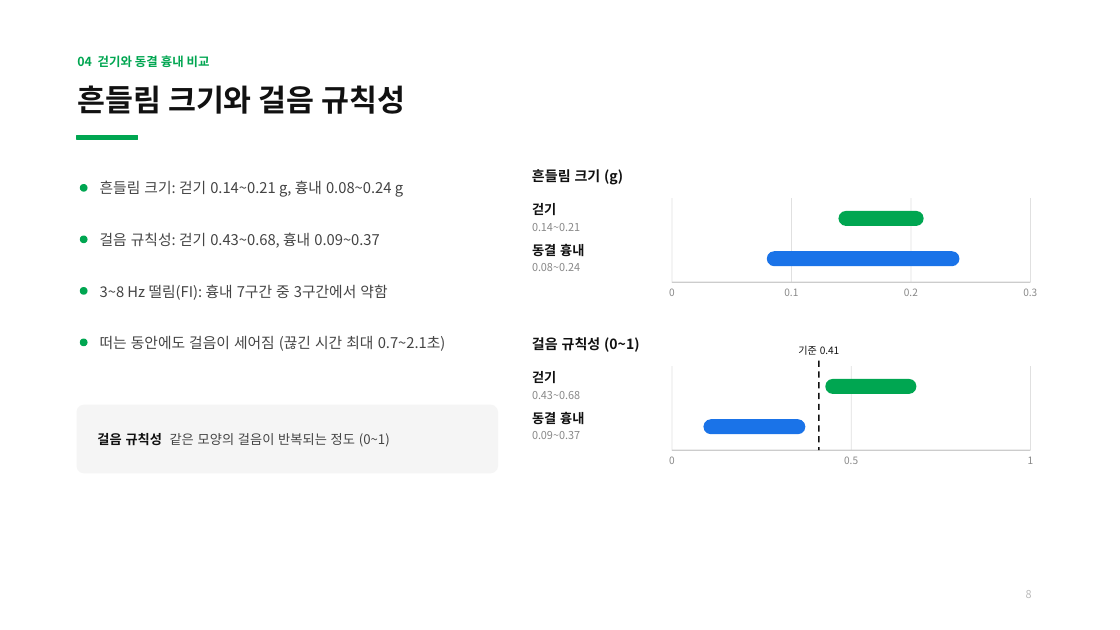
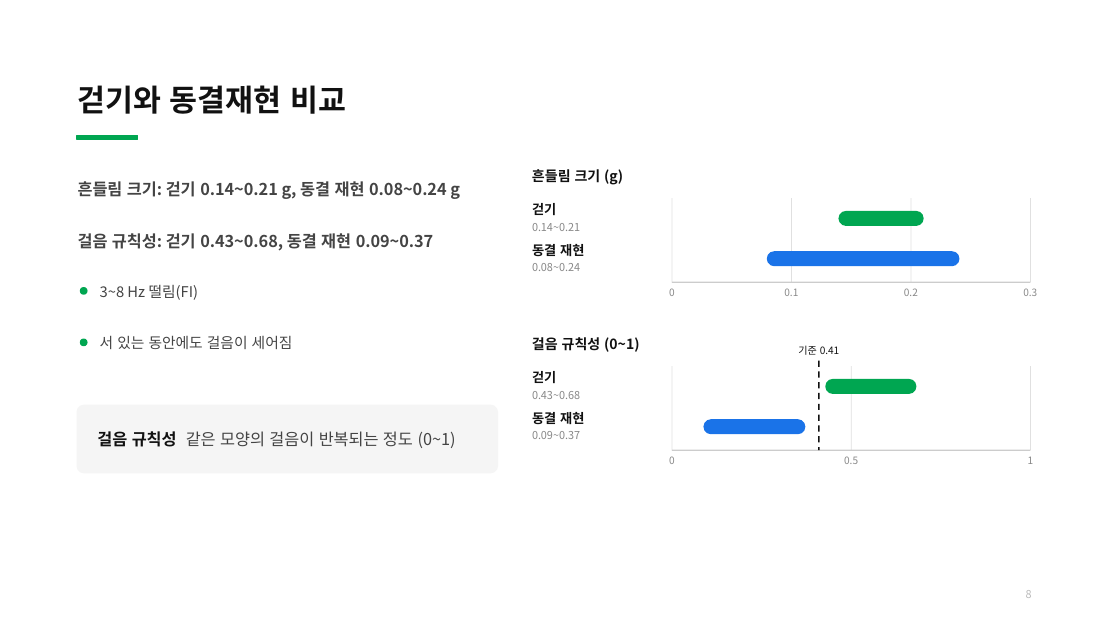
Before and after one commit to bell-ha/fog-cue, a slide deck: slide 8 of 2_중간발표/32203482이종하_개인맞춤형디바이스개발_중간발표.pptx. Drawn at 1120x630 pixels with LibreOffice and Linux fonts; fonts in the diff are those of the drawing. Boxes give left, top, right and bottom in pixels: in the first picture for what was removed or moved away, otherwise in the second. Text is boxed around its words. In the diff, an @@ line names an element or a change of style, - is before the commit and + after.

```diff
--- a/2_중간발표/32203482이종하_개인맞춤형디바이스개발_중간발표.pptx
+++ b/2_중간발표/32203482이종하_개인맞춤형디바이스개발_중간발표.pptx
@@ text removed at [77, 55, 210, 67] @@
-04 걷기와 동결 흉내 비교
@@ title at [77, 85, 346, 114]: text changed @@
-흔들림 크기와 걸음 규칙성
+걷기와 동결재현 비교
@@ text at [78, 181, 460, 199]: text changed; size 9.5 to 10.5 pt; bold on @@
-흔들림 크기: 걷기 0.14~0.21 g, 흉내 0.08~0.24 g
+흔들림 크기: 걷기 0.14~0.21 g, 동결 재현 0.08~0.24 g
@@ ellipse removed at [81, 185, 87, 192] @@
@@ text at [78, 233, 434, 251]: text changed; size 9.5 to 10.5 pt; bold on @@
-걸음 규칙성: 걷기 0.43~0.68, 흉내 0.09~0.37
+걸음 규칙성: 걷기 0.43~0.68, 동결 재현 0.09~0.37
@@ ellipse removed at [81, 236, 87, 243] @@
@@ text at [532, 244, 584, 256]: text changed @@
-동결 흉내
+동결 재현
@@ text at [100, 285, 199, 300]: text changed @@
-3~8 Hz 떨림(FI): 흉내 7구간 중 3구간에서 약함
+3~8 Hz 떨림(FI)
@@ text at [100, 335, 293, 349]: text changed @@
-떠는 동안에도 걸음이 세어짐 (끊긴 시간 최대 0.7~2.1초)
+서 있는 동안에도 걸음이 세어짐
@@ text "걸음 규칙성 같은 모양의 걸음이 ..." at [97, 431, 456, 448]: size 8.5 to 10.5 pt @@
@@ text at [532, 412, 584, 424]: text changed @@
-동결 흉내
+동결 재현
```
Also in this commit, not shown: 9 other slides changed, 2 slides added, 2 slides removed, 11 other files.
